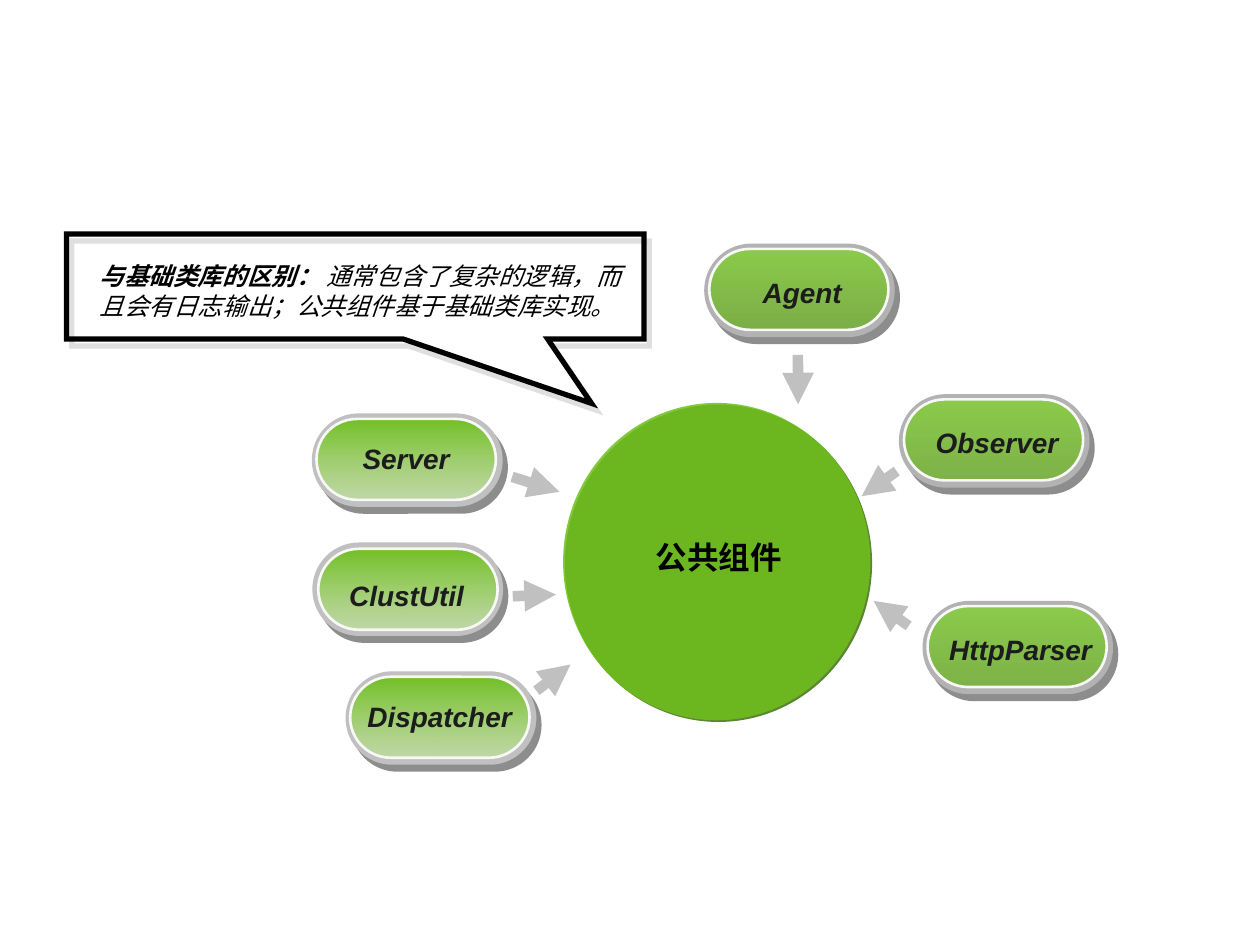
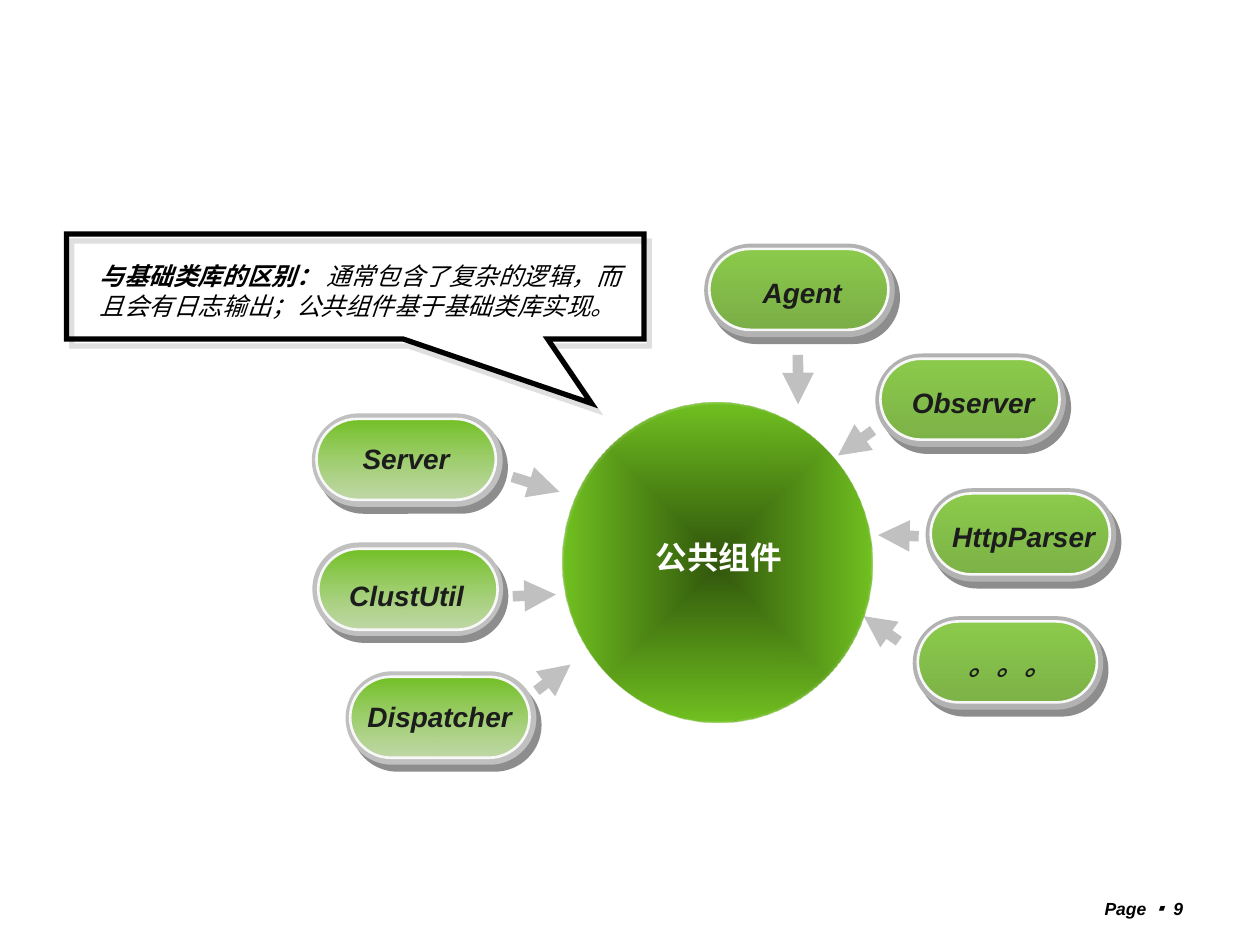
Before and after one commit to machicao2013/mooon, a slide deck: slide 9 of distributed_platform/docs/mooon.ppt. Drawn at 1260x945 pixels with LibreOffice and Linux fonts; fonts in the diff are those of the drawing; background and template pictures are left out. Boxes give left, top, right and bottom in pixels: in the first picture for what was removed or moved away, otherwise in the second. Text is boxed around its words. In the diff, an @@ line names an element or a change of style, - is before the commit and + after.

```diff
--- a/distributed_platform/docs/mooon.ppt
+++ b/distributed_platform/docs/mooon.ppt
@@ rounded rectangle moved from (x1=898, y1=394, x2=1089, y2=488) to (x1=876, y1=354, x2=1066, y2=447) @@
@@ ellipse at (x1=563, y1=403, x2=871, y2=721): fill #6FC01E at 86% opacity to gradient #32570D to #6FC01E @@
@@ 1 text, 1 rounded rectangle, 1 arrow moved together from (x1=862, y1=399, x2=1084, y2=496) to (x1=838, y1=359, x2=1060, y2=455) @@
@@ rounded rectangle added at (x1=926, y1=489, x2=1116, y2=582), fill #B2B2B2 @@
@@ rounded rectangle added at (x1=931, y1=494, x2=1110, y2=575), fill gradient #7BD520 to #67B31B, outline #F8F8F8 1.5 pt @@
@@ text "公共组件" at (x1=656, y1=542, x2=782, y2=572): text colour #000000 to #FFFFFF @@
@@ arrow added from (919, 537) to (878, 536), #C0C0C0 6.01 pt @@
@@ text "HttpParser" moved from (x1=949, y1=641, x2=1092, y2=665) to (x1=952, y1=528, x2=1095, y2=553) @@
@@ 2 rounded rectangles, 1 arrow moved together from (x1=873, y1=601, x2=1113, y2=694) to (x1=864, y1=616, x2=1102, y2=709) @@
@@ text added at (x1=969, y1=668, x2=1053, y2=677), 16 pt, text #1C1C1C, bold, italic @@
+。。。
@@ page number added at (x1=1105, y1=903, x2=1183, y2=919), 10 pt, text #000000, bold, italic @@
+Page ▪ 9
```
Also in this commit, not shown: 21 other slides changed, 5 slides added, 4 slides removed, 4 other files.
